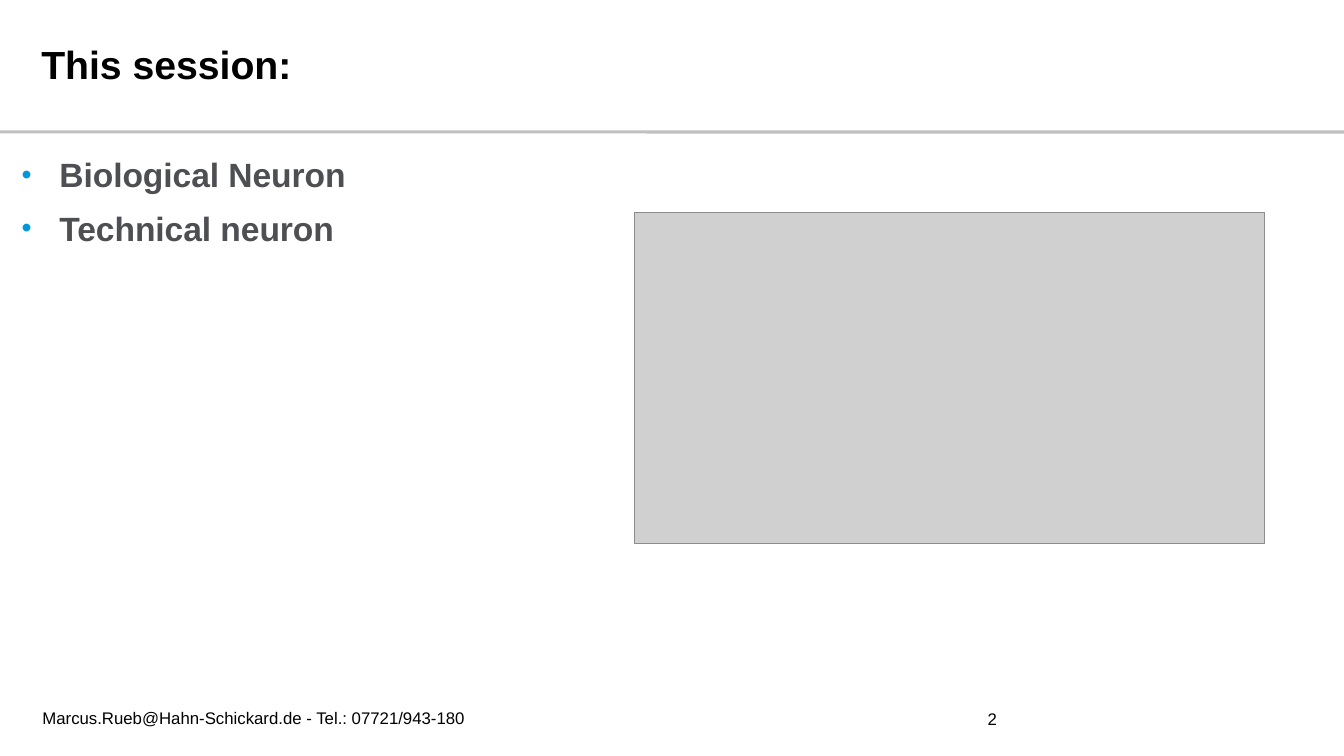
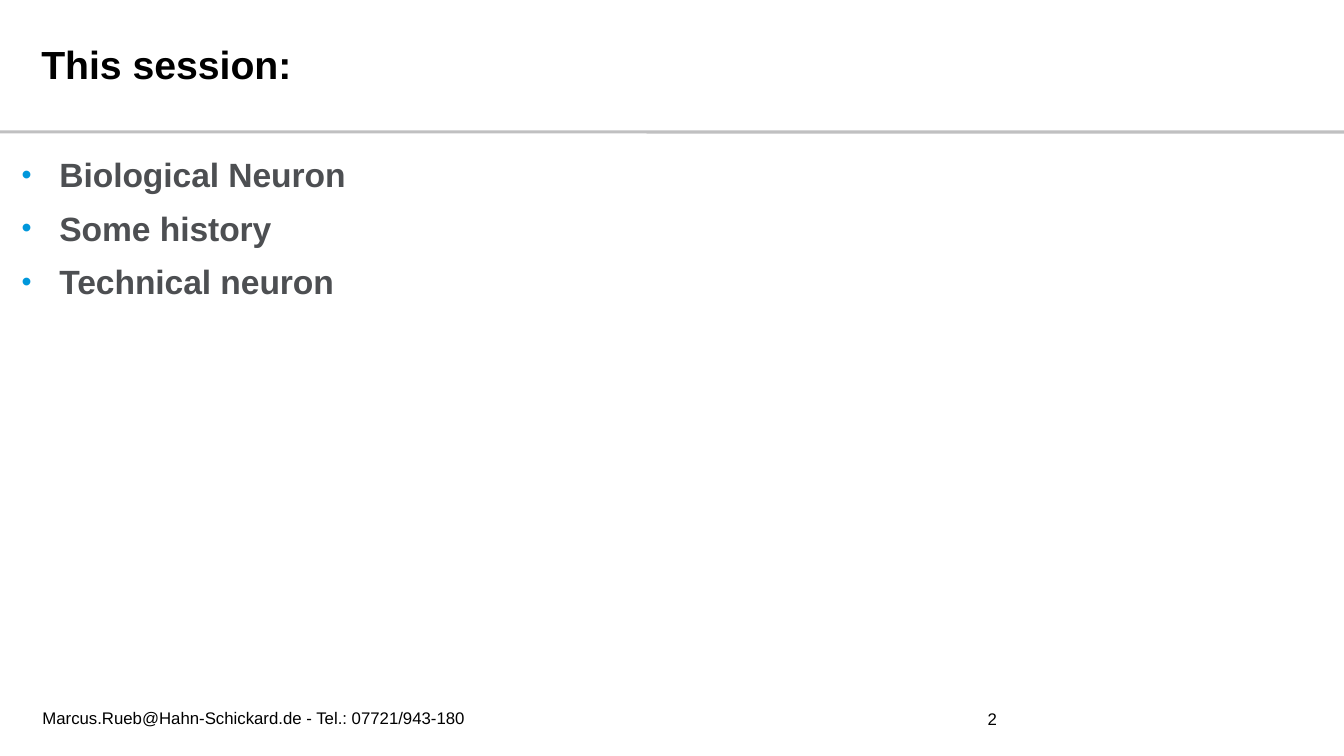
Before and after one commit to r1marcus/Fundamentals-of-Deep-Learning-HFU, a slide deck: slide 2 of Slides/03 - The Perceptron/The Perceptron.pptx. Drawn at 1344x756 pixels with LibreOffice and Linux fonts; fonts in the diff are those of the drawing; grey boxes stand for pictures; background and template pictures are left out. Boxes give left, top, right and bottom in pixels: in the first picture for what was removed or moved away, otherwise in the second. Text is boxed around its words. In the diff, an @@ line names an element or a change of style, - is before the commit and + after.

```diff
--- a/Slides/03 - The Perceptron/The Perceptron.pptx
+++ b/Slides/03 - The Perceptron/The Perceptron.pptx
@@ text at [59, 216, 272, 248]: paragraph added @@
+• Some history
@@ picture removed at [635, 213, 1265, 543] @@
```
Also in this commit, not shown: 13 other slides changed, 7 slides added, 11 other files.
